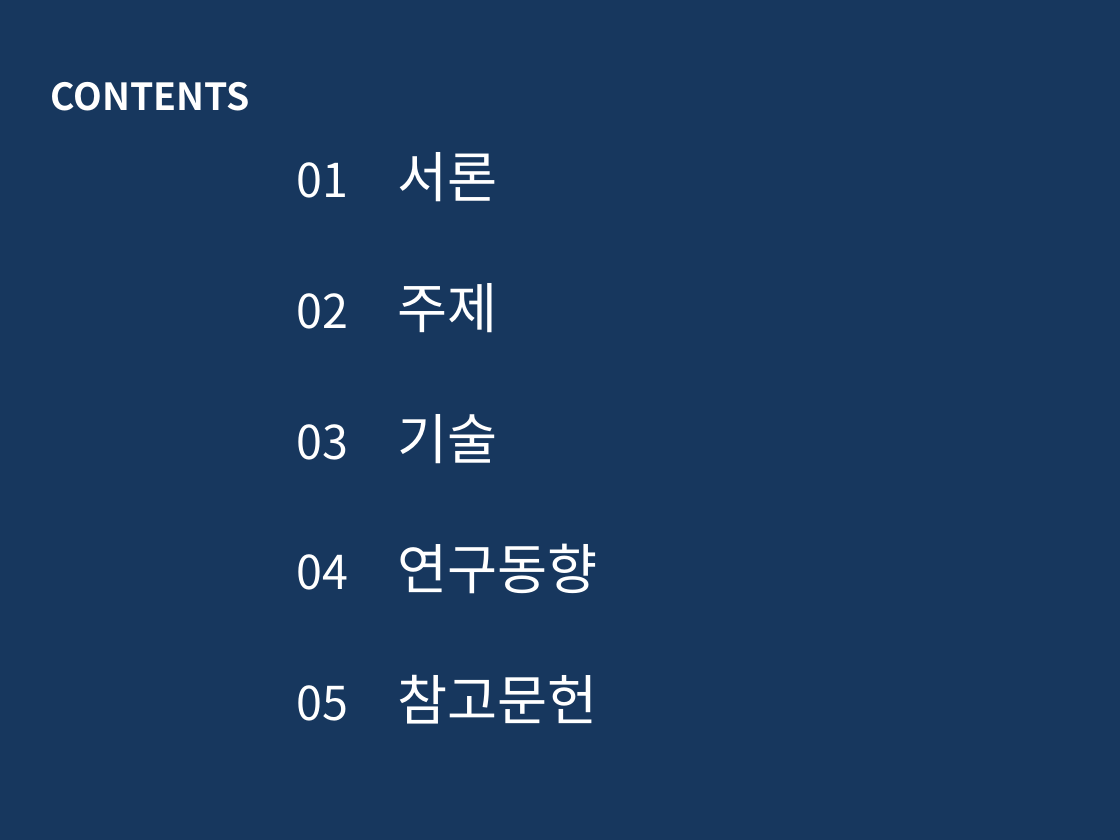
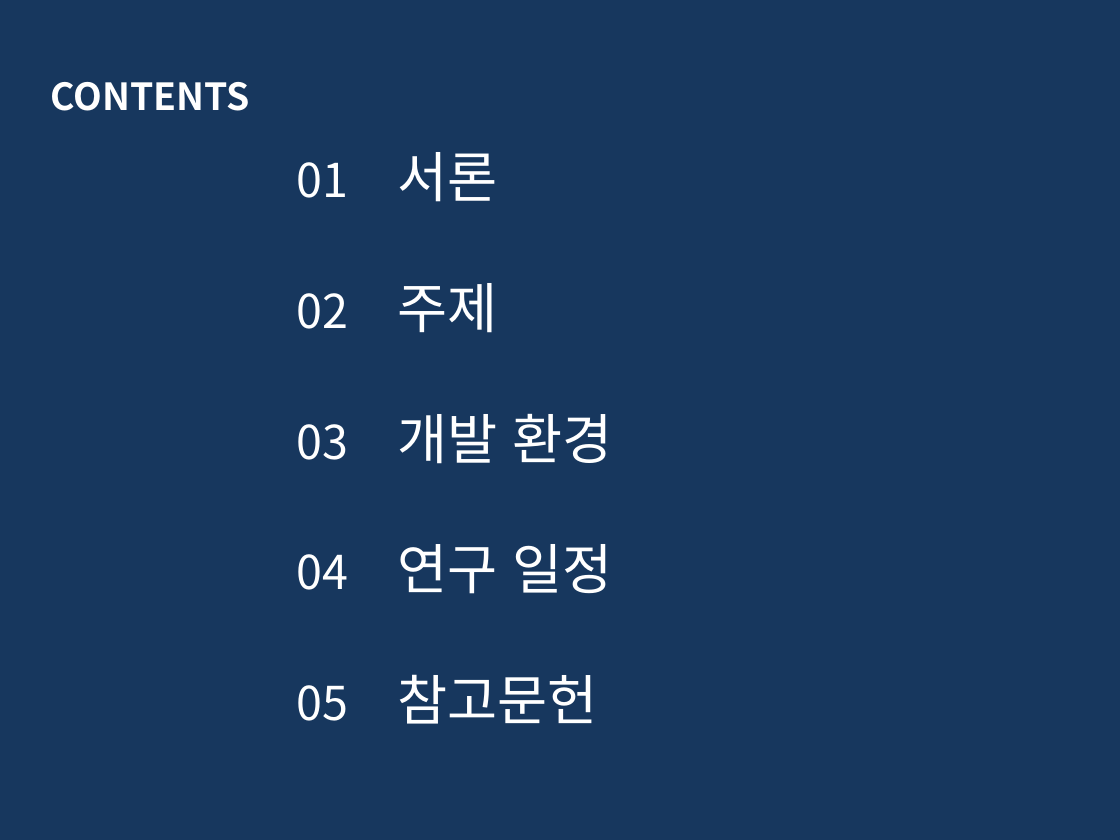
Before and after one commit to glad1470/2019_research, a slide deck: slide 3 of Doc/주제 선정 및 시장 조사_19.03.19/졸업논문 주제_임광효_김준영_2.pptx. Drawn at 1120x840 pixels with LibreOffice and Linux fonts; fonts in the diff are those of the drawing. Boxes give left, top, right and bottom in pixels: in the first picture for what was removed or moved away, otherwise in the second. Text is boxed around its words. In the diff, an @@ line names an element or a change of style, - is before the commit and + after.

```diff
--- a/Doc/주제 선정 및 시장 조사_19.03.19/졸업논문 주제_임광효_김준영_2.pptx
+++ b/Doc/주제 선정 및 시장 조사_19.03.19/졸업논문 주제_임광효_김준영_2.pptx
@@ text at <box>296,413,613,594</box>: text changed @@
-03 기술
-04 연구동향
+03 개발 환경
+04 연구 일정
```
Also in this commit, not shown: 9 other slides changed.
